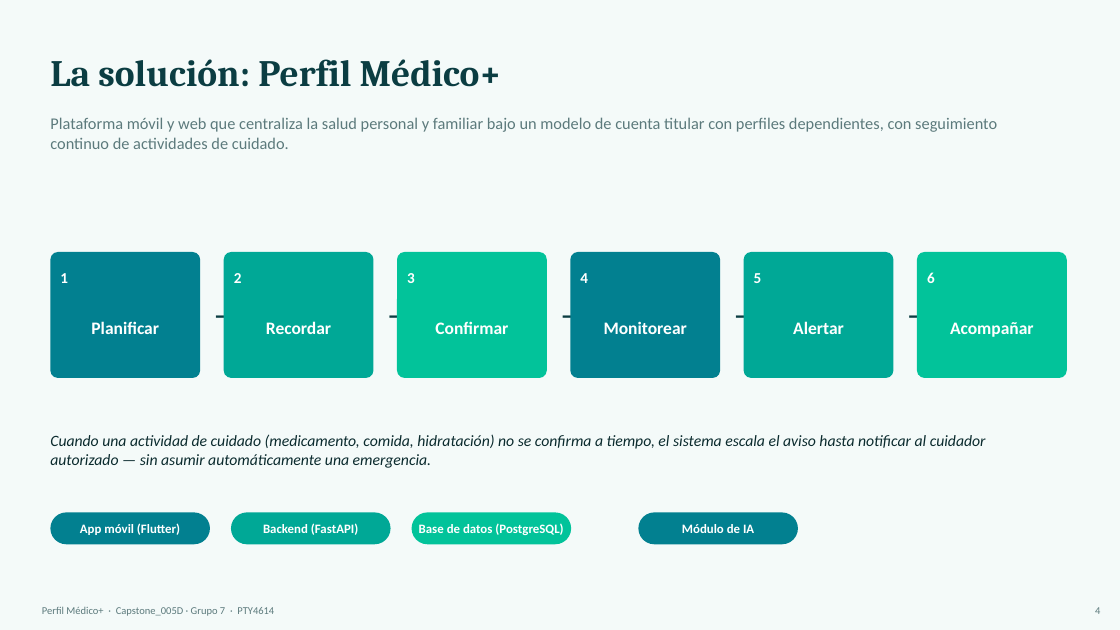
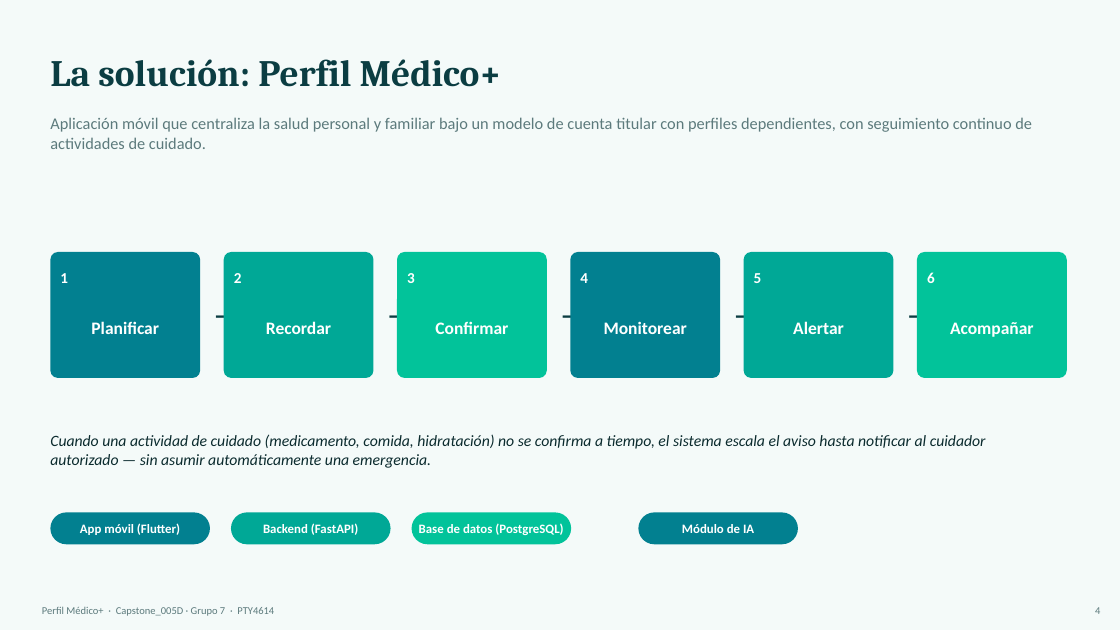
Before and after one commit to Bvnjvmin/Perfil-Medico-, a slide deck: slide 4 of Fase 1/Evidencias Grupales/PerfilMedico_ExposicionFase1.pptx. Drawn at 1120x630 pixels with LibreOffice and Linux fonts; fonts in the diff are those of the drawing. Boxes give left, top, right and bottom in pixels: in the first picture for what was removed or moved away, otherwise in the second. Text is boxed around its words. In the diff, an @@ line names an element or a change of style, - is before the commit and + after.

```diff
--- a/Fase 1/Evidencias Grupales/PerfilMedico_ExposicionFase1.pptx
+++ b/Fase 1/Evidencias Grupales/PerfilMedico_ExposicionFase1.pptx
@@ text at [50,117,1032,149]: text changed @@
-Plataforma móvil y web que centraliza la salud personal y familiar bajo un modelo de cuenta titular con perfiles dependientes, con seguimiento continuo de actividades de cuidado.
+Aplicación móvil que centraliza la salud personal y familiar bajo un modelo de cuenta titular con perfiles dependientes, con seguimiento continuo de actividades de cuidado.
```
Also in this commit, not shown: 2 other slides changed, 3 other files.
